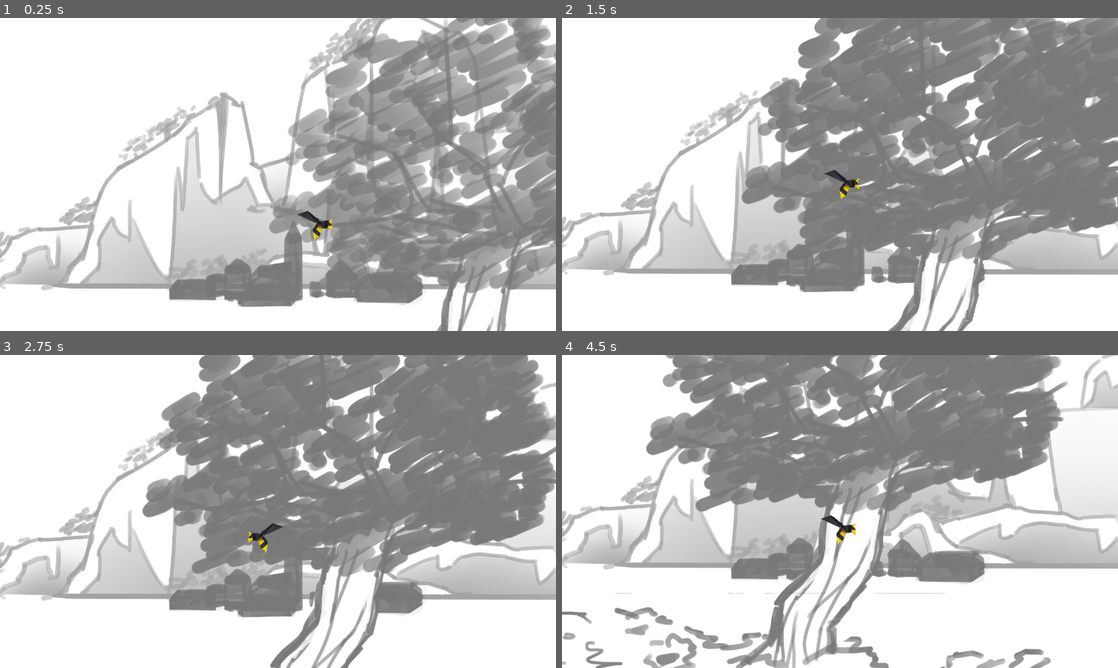
Above: before the commit, frames 1-4 (two rows, left to right).
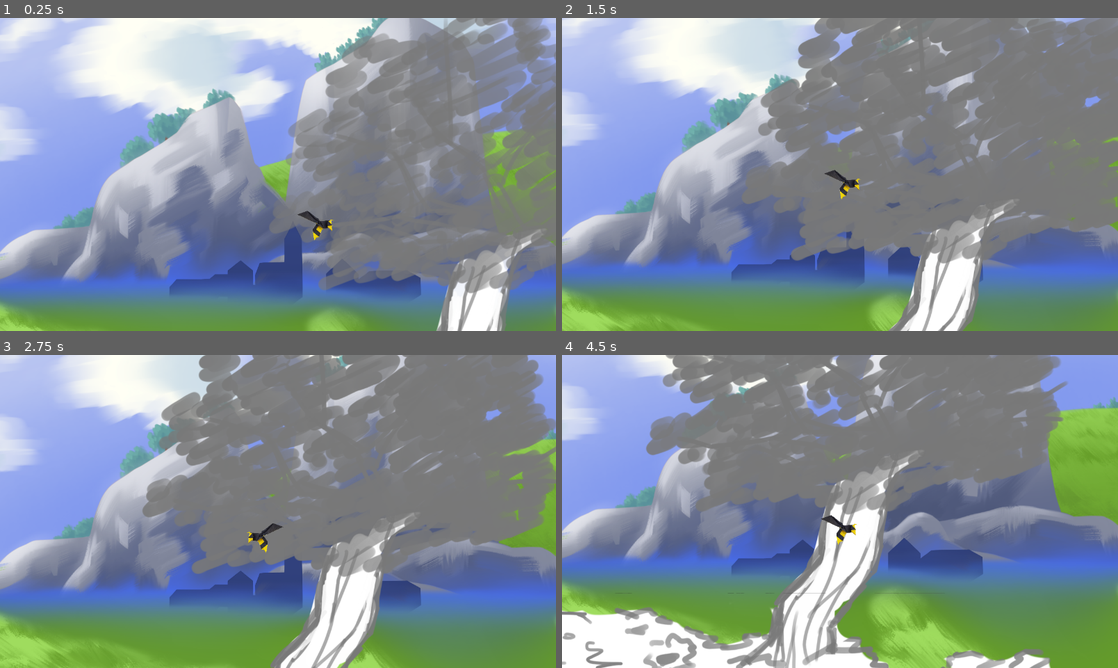
Above: after the commit, the same moments.

Repository: clement-or/OpenJam2020
Game: Godot game, scene res://scenes/Main.tscn
The game is run twice, just before and just after one commit, with the same random seed, the same clock (stepped at 60 frames per second) and the same inputs.
Inputs:
- Up to frame 1 (0.25 s): no input
- Up to frame 2 (1.5 s): hold Right (ui_right) from 0.53 s (still down); tap Up (ui_up) at 0.77 s
- Up to frame 3 (2.75 s): tap Up (ui_up) at 1.52 s; release Right (ui_right) at 2.03 s; hold Left (ui_left) from 2.03 s (still down)
- Up to frame 4 (4.5 s): release Left (ui_left) at 2.78 s; hold Right (ui_right) 2.78-4.28 s; tap Up (ui_up) at 3.02, 3.77 s; hold Left (ui_left) from 4.28 s (still down)

The runs differ from the first frame. In frame 1, 71% of the frame differs, in the area x 0-100%, y 0-100%; in frame 2, 53%; in frame 3, 55%; in frame 4, 59%.

Commit message:
Tout marche mais va tout droit

Diff:
--- /dev/null
+++ b/nodes/hornet/Hornet.gd
@@ -0,0 +1,101 @@
+extends KinematicBody2D
+
+const START_FOLLOWING_DIST = 2000 # pixel
+const FOLLOWING_TIME = 7 * 60 # number of frames
+const STOP_FOLLOWING_FOR = 5 # duration in s
+const FLIGHT_DAMAGES = 5
+
+var bee # the Player node
+
+var is_following_bee = false
+var can_follow_bee = true
+var is_up_to_bee
+var is_left_to_bee
+
+var dist_to_bee
+var followed_for = 0
+
+var velocity = Vector2(150, 100)
+
+
+# Initialize the variables
+func _ready():
+	# Path to change when integrated in the game
+	assert(get_node("/root/Node2D/CenteredCam/Player"))
+	bee = get_node("/root/Node2D/CenteredCam/Player")
+
+
+# Activates every frame
+func _physics_process(delta):
+	# If the hornet collide the bee, deals it flight damage and stop following it
+	var collision_info = move_and_collide(velocity * delta)
+
+	if collision_info != null and collision_info.get_collider() == bee: # and bee != is_immune
+		bee.cur_flight -= FLIGHT_DAMAGES
+		_stop_following()
+
+	else:
+		# Set the variables used to know where is the bee
+		var v_dif = bee.position.y - self.position.y
+		var h_dif = bee.position.x - self.position.x
+
+		is_up_to_bee = v_dif > 0
+		is_left_to_bee = h_dif > 0
+
+		dist_to_bee = sqrt(v_dif * v_dif + h_dif * h_dif)
+
+		# Follow the bee
+		if can_follow_bee and dist_to_bee < START_FOLLOWING_DIST:
+			is_following_bee = true
+			_movement(abs(h_dif), abs(v_dif))
+			followed_for += 1
+			if followed_for >= FOLLOWING_TIME:
+				_stop_following()
+
+
+# The hornet stops to follow the bee for the amount of time in STOP_FOLLOWING_FOR
+func _stop_following():
+	# Stop following the bee and can't follow it anymore
+	is_following_bee = false
+	can_follow_bee = false
+
+	# Wait before being able to follow the bee again
+	var timer = Timer.new()
+	timer.set_wait_time(STOP_FOLLOWING_FOR)
+	timer.set_one_shot(true)
+	self.add_child(timer)
+	timer.start()
+	yield(timer, "timeout")
+
+	# Can follow anew
+	can_follow_bee = true
+
+
+# Move the hornet
+# h_length: The horizontal length between the hornet and the bee
+# v_length: The vertical length between the hornet and the bee
+func _movement(h_length, v_length):
+	# Calcul the angle of the right-rectangle that links the hornet and the bee
+	var tangente = 0
+	if v_length > h_length:
+		tangente = v_length / h_length
+	else:
+		tangente = h_length / v_length
+
+	var right_triangle_angle = atan(tangente)
+
+	# Calcul the angle in radiant in which the hornet must move
+	var angle
+	if(is_up_to_bee):
+		if(is_left_to_bee):
+			angle = PI - right_triangle_angle
+		else:
+			angle = PI * 1.5 - right_triangle_angle
+	else:
+		if(is_left_to_bee):
+			angle = PI * 0.5 - right_triangle_angle
+		else:
+			angle = PI * 2 - right_triangle_angle
+
+	# Move
+	move_and_slide(velocity, Vector2(0, 1).rotated(angle))
--- /dev/null
+++ b/nodes/hornet/Hornet.tscn
@@ -0,0 +1,15 @@
+[gd_scene load_steps=3 format=2]
+
+[ext_resource path="res://resources/sprites/hornet.png" type="Texture" id=1]
+[ext_resource path="res://nodes/hornet/Hornet.gd" type="Script" id=2]
+
+[node name="KinematicBody2D" type="KinematicBody2D"]
+collision_layer = 2
+collision/safe_margin = 0.02
+script = ExtResource( 2 )
+
+[node name="Sprite" type="Sprite" parent="."]
+texture = ExtResource( 1 )
+
+[node name="CollisionPolygon2D" type="CollisionPolygon2D" parent="."]
+polygon = PoolVector2Array( 19.4, 38.5, 14, 38.5, 14, 30.5, 5, 16.1, 5, 11.9, 4.7, 10.4, 1.8, 36.5, 0.300003, 36.5, -6.8, 52.5, -13.2, 52.5, -16, 45.5, -13.3, 45.5, -6, 30, -6, 27.4, -5.2, 16.5, -6.7, 16.5, -14, 18.9, -14, 19.5, -34.3, 35.5, -38.5, 35.5, -44.9, 32.3, -61, 37.2, -61, 33.2, -47.4, -5.5, -44.4, -5.5, -18.4, -15.5, -12, -15.5, -65, -38.3, -65, -44.6, -38.7, -52.5, -28.7, -52.5, -21, -49.9, -21, -48.3, -11.2, -38.5, -9.5, -38.5, 4, -30.6, 4, -29, 7.1, -23.5, 16.1, -23.5, 29.3, -22.6, 33.5, -26.9, 36, -25.8, 36, -24.9, 46, -20.9, 46, -19, 47.1, -20.8, 50, -20, 50, -19, 65, -15, 65, -8.5, 60.6, -8.5, 49.8, -12.6, 47, -7, 47, 0.200001, 48.4, 8.5, 43.5, 8.5, 37, 5.2, 32.3, 9.2, 37.4, 15.2, 36.3, 17.5, 34.7, 17.5, 26, 24.5, 26, 31.5, 21.2, 31.5, 21, 30, 21, 33.8 )
--- a/project.godot
+++ b/project.godot
@@ -26,6 +26,11 @@
 window/size/test_width=1280
 window/size/test_height=720
 
+[layer_names]
+
+2d_physics/layer_1="Player"
+2d_physics/layer_2="Enemies"
+
 [rendering]
 
 environment/default_environment="res://default_env.tres"
--- /dev/null
+++ b/scenes/TestHornet.tscn
@@ -0,0 +1,11 @@
+[gd_scene load_steps=3 format=2]
+
+[ext_resource path="res://nodes/player/camera/Camera.tscn" type="PackedScene" id=1]
+[ext_resource path="res://nodes/hornet/Hornet.tscn" type="PackedScene" id=2]
+
+[node name="Node2D" type="Node2D"]
+
+[node name="CenteredCam" parent="." instance=ExtResource( 1 )]
+
+[node name="KinematicBody2D" parent="." instance=ExtResource( 2 )]
+position = Vector2( -623.629, -238.761 )
Not shown: 5 places in nodes/player/Player.tscn that only renumber resources
Binary file added: resources/sprites/hornet.png
Not shown, added: resources/sprites/hornet.png.import
Binary file changed: resources/sprites/landscape/background.png
